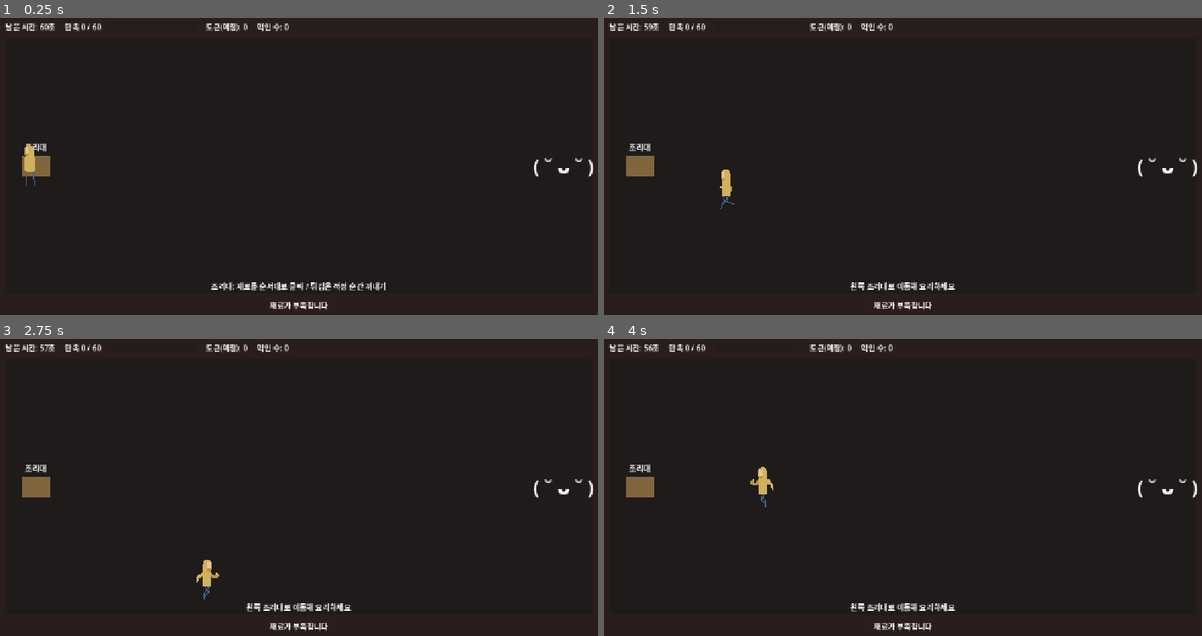
Above: before the commit, frames 1-4 (two rows, left to right).
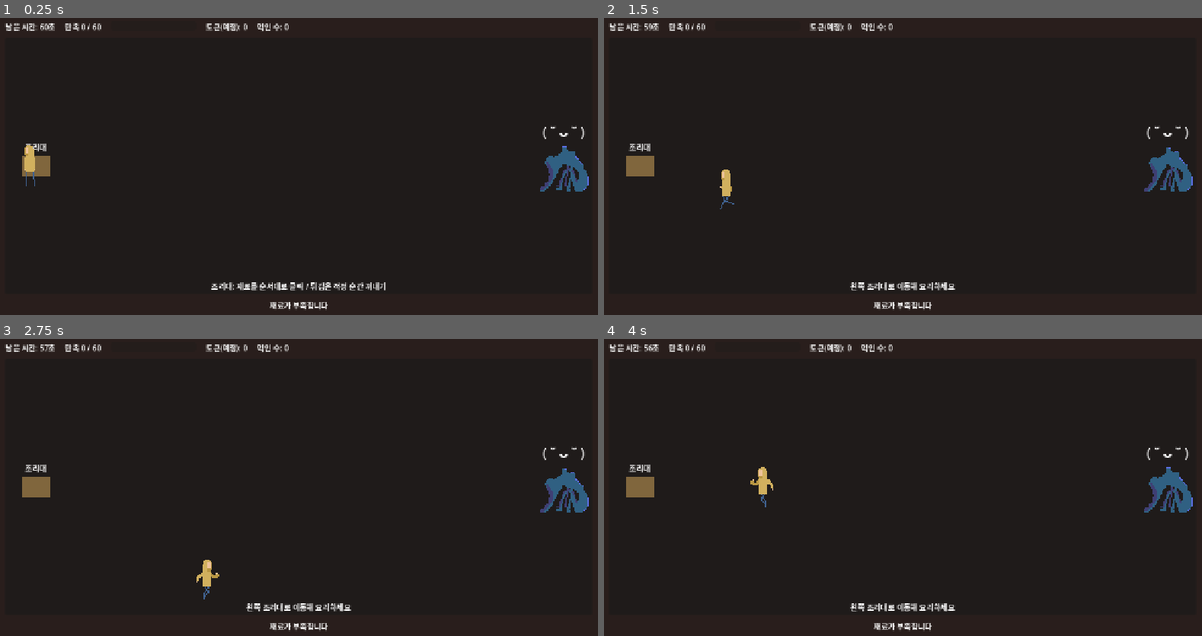
Above: after the commit, the same moments.

Repository: HomilBBANG/rt_Hilling_Game
Game: Godot game, scene res://scenes/phases/night_session.tscn
Two runs of this game, one before a commit and one after it. Both use one fixed random seed, a clock stepped at 60 frames per second and the inputs below. This scene is started directly instead of the project's main scene.
Inputs (mouse positions are in pixels of both pictures, inside the frame that each line leads up to):
- Up to frame 1 (0.25 s): no input
- Up to frame 2 (1.5 s): tap Enter at 0.5, 1.35 s; move the mouse to (1034, 148) at 0.52 s; hold D 0.53-1.28 s; hold E 0.53-1.28 s; click (1034, 148) at 0.67 s; move the mouse to (783, 184) at 1.27 s; hold S from 1.28 s (still down)
- Up to frame 3 (2.75 s): move the mouse to (358, 410) at 2.02 s; release S at 2.03 s; hold D from 2.03 s (still down); hold E from 2.03 s (still down)
- Up to frame 4 (4 s): move the mouse to (873, 555) at 2.77 s; release D at 2.78 s; release E at 2.78 s; hold W 2.78-3.53 s; tap Enter at 2.85 s; click (873, 555) at 2.92 s; move the mouse to (1088, 537) at 3.52 s; hold A from 3.53 s (still down); hold E from 3.53 s (still down)

The runs differ from the first frame. In frame 1, 0.8% of the frame differs, in the area x 89-100%, y 36-59%; in frame 2, 0.8%; in frame 3, 0.8%; in frame 4, 0.8%.

Commit message:
캐릭터 벨라미 → god 개명 + god_idle 스프라이트
- 표시 이름 '벨라미' → 'god'(로비 제목, 밤 헤더, 서빙/결과 텍스트)
- god_idle.gif → assets/characters/god/god_idle_N.png(독립 추출)
- GodFrames 빌더 추가, 밤 세션 캐릭터를 이모지 Label → god AnimatedSprite2D
  (등급 반응 표정은 머리 위 작은 버블로 유지)

Co-Authored-By: Claude Opus 4.8 <noreply@anthropic.com>

Diff:
--- a/scenes/phases/night_session.tscn
+++ b/scenes/phases/night_session.tscn
@@ -72,10 +72,14 @@
 horizontal_alignment = 1
 text = "조리대"
 
+[node name="God" type="AnimatedSprite2D" parent="Margin/Main/Field"]
+texture_filter = 1
+scale = Vector2(2, 2)
+
 [node name="Belami" type="Label" parent="Margin/Main/Field"]
 offset_right = 80.0
-offset_bottom = 56.0
-theme_override_font_sizes/font_size = 40
+offset_bottom = 40.0
+theme_override_font_sizes/font_size = 28
 text = "( ˘ ᴗ ˘ )"
 
 [node name="Player" type="AnimatedSprite2D" parent="Margin/Main/Field"]
@@ -92,7 +96,7 @@
 grow_horizontal = 2
 grow_vertical = 0
 horizontal_alignment = 1
-text = "요리를 완성하면 들고 → WASD로 벨라미에게 가져가 서빙"
+text = "요리를 완성하면 들고 → WASD로 god에게 가져가 서빙"
 
 [node name="CookArea" type="VBoxContainer" parent="Margin/Main"]
 layout_mode = 2
@@ -175,7 +179,7 @@
 [node name="ResultReaction" type="Label" parent="Results/Center/VBox"]
 layout_mode = 2
 horizontal_alignment = 1
-text = "벨라미"
+text = "god"
 
 [node name="ResultStats" type="Label" parent="Results/Center/VBox"]
 layout_mode = 2
--- a/scenes/ui/lobby.tscn
+++ b/scenes/ui/lobby.tscn
@@ -30,7 +30,7 @@
 [node name="Title" type="Label" parent="Center/VBox"]
 layout_mode = 2
 theme_override_font_sizes/font_size = 56
-text = "벨라미"
+text = "god"
 horizontal_alignment = 1
 
 [node name="Subtitle" type="Label" parent="Center/VBox"]
--- /dev/null
+++ b/scripts/god_frames.gd
@@ -0,0 +1,17 @@
+class_name GodFrames
+extends RefCounted
+## god(구 벨라미) 캐릭터 애니메이션 프레임 빌더.
+## 캠프·밤 세션이 같은 idle 프레임을 쓰도록 한 곳에서 구성.
+## 경로: res://assets/characters/god/god_idle_N.png
+
+static func build() -> SpriteFrames:
+	var frames := SpriteFrames.new()
+	frames.remove_animation("default")
+	frames.add_animation("idle")
+	frames.set_animation_loop("idle", true)
+	frames.set_animation_speed("idle", 2.0)
+	var i := 0
+	while ResourceLoader.exists("res://assets/characters/god/god_idle_%d.png" % i):
+		frames.add_frame("idle", load("res://assets/characters/god/god_idle_%d.png" % i))
+		i += 1
+	return frames
--- a/scripts/phases/night_session.gd
+++ b/scripts/phases/night_session.gd
@@ -1,7 +1,7 @@
 extends Control
 ## 밤 세션 — 쿠킹 + 서빙 + 급식 (PRD 3.2/3.4/3.5 + 급식 스펙).
-## 1분 타이머 동안 요리해 벨라미에게 서빙. 단, 서빙은 자동이 아니라
-## 완성한 요리를 '들고' 플레이어가 직접 벨라미에게 걸어가야 전달된다(WASD 이동).
+## 1분 타이머 동안 요리해 god에게 서빙. 단, 서빙은 자동이 아니라
+## 완성한 요리를 '들고' 플레이어가 직접 god에게 걸어가야 전달된다(WASD 이동).
 ## (추후 '서빙 보조' NPC가 부활하면 자동 서빙으로 대체될 예정 — PRD 3.5)
 ##
 ## 서빙 성공마다 만족↑ + 토큰↑ + 먹인 수↑. 재료(run_inventory)는 요리 완성 시 소모.
@@ -41,7 +41,8 @@
 @onready var _player_node: AnimatedSprite2D = $Margin/Main/Field/Player
 @onready var _counter: ColorRect = $Margin/Main/Field/Counter
 @onready var _counter_label: Label = $Margin/Main/Field/CounterLabel
-@onready var _belami: Label = $Margin/Main/Field/Belami
+@onready var _god: AnimatedSprite2D = $Margin/Main/Field/God
+@onready var _belami: Label = $Margin/Main/Field/Belami # god 머리 위 반응(표정) 버블
 @onready var _serve_hint: Label = $Margin/Main/Field/ServeHint
 @onready var _recipe_label: Label = $Margin/Main/CookArea/RecipeLabel
 @onready var _seq_row: HBoxContainer = $Margin/Main/CookArea/SequenceRow
@@ -64,6 +65,8 @@
 	_build_ingredient_buttons()
 	_collect_button.pressed.connect(_on_collect)
 	_results.visible = false
+	_god.sprite_frames = GodFrames.build()
+	_god.play("idle")
 	_belami.text = "( ˘ ᴗ ˘ )"
 	_held_label.text = ""
 	_apply_gauge_visibility()
@@ -121,7 +124,8 @@
 	_counter_label.position = counter_pos - _counter_label.size * 0.5 - Vector2(0.0, 40.0)
 
 	var belami_pos := Vector2(_field.size.x - 60.0, _field.size.y * 0.5)
-	_belami.position = belami_pos - _belami.size * 0.5
+	_god.position = belami_pos # AnimatedSprite2D 는 중심 기준
+	_belami.position = belami_pos + Vector2(0.0, -72.0) - _belami.size * 0.5 # 머리 위 반응 버블
 
 	# 조리대 근처에서만 요리 입력 활성화.
 	var near := _player_pos.distance_to(counter_pos) < 72.0
@@ -131,7 +135,7 @@
 		_do_serve()
 
 	if not _held.is_empty():
-		_serve_hint.text = "WASD로 벨라미에게 이동해 전달하세요"
+		_serve_hint.text = "WASD로 god에게 이동해 전달하세요"
 	elif not near:
 		_serve_hint.text = "왼쪽 조리대로 이동해 요리하세요"
 	else:
@@ -307,7 +311,7 @@
 	_current = null
 	_frying = false
 	_show_mechanic_ui(-1)
-	_recipe_label.text = "완성! 벨라미에게 직접 가져가세요"
+	_recipe_label.text = "완성! god에게 직접 가져가세요"
 
 
 # ── 세션 종료 ──────────────────────────────────────────
@@ -327,7 +331,7 @@
 func _show_results(success: bool, awarded: int) -> void:
 	_results.visible = true
 	$Results/Center/VBox/ResultTitle.text = "오늘 밤 — %s" % ("성공" if success else "실패")
-	$Results/Center/VBox/ResultReaction.text = "벨라미  %s  %s" % [
+	$Results/Center/VBox/ResultReaction.text = "god  %s  %s" % [
 		_belami_face_final(success), ("만족했다" if success else "시큰둥하다")
 	]
 	var stats := "획득 토큰: %d   ·   먹인 음식: %d개" % [awarded, _fed]
--- a/scripts/ui/hud.gd
+++ b/scripts/ui/hud.gd
@@ -32,5 +32,5 @@
 		GameManager.Step.SCAVENGE:
 			return "낮 · 탐사"
 		GameManager.Step.NIGHT:
-			return "밤 · 벨라미"
+			return "밤 · god"
 	return ""
Binary file added: assets/characters/god/god_idle_0.png
Not shown, added: assets/characters/god/god_idle_0.png.import
Binary file added: assets/characters/god/god_idle_1.png
Not shown, added: assets/characters/god/god_idle_1.png.import
Not shown, added: scripts/god_frames.gd.uid
